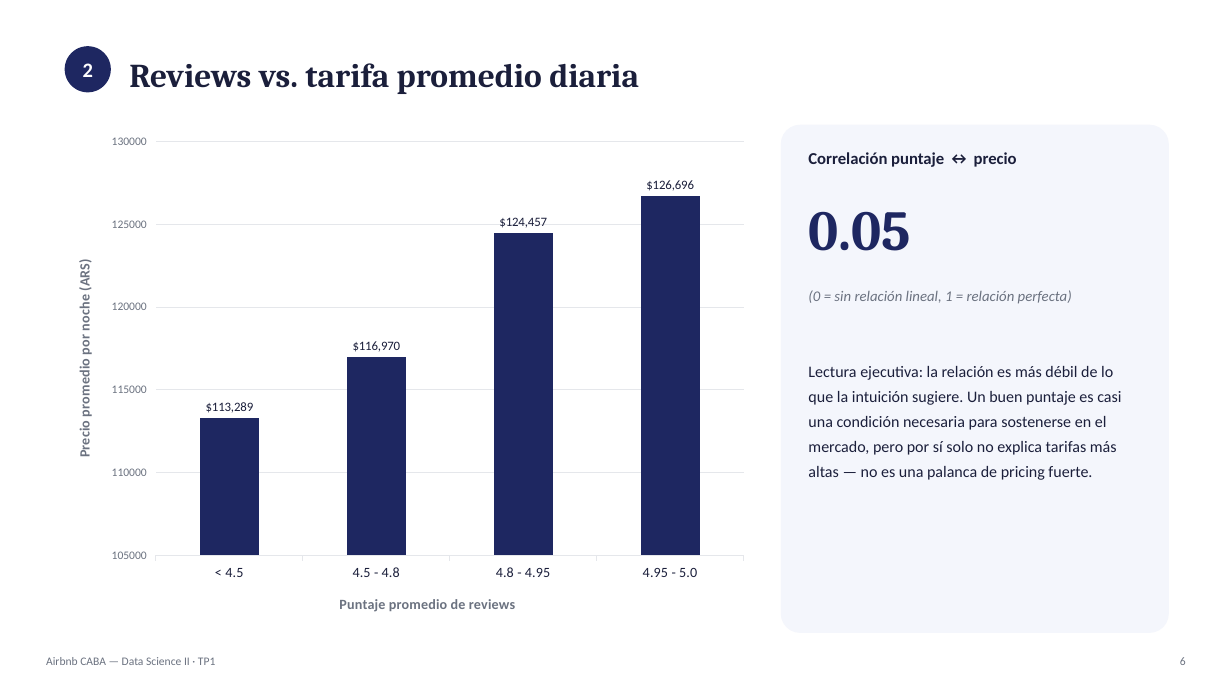
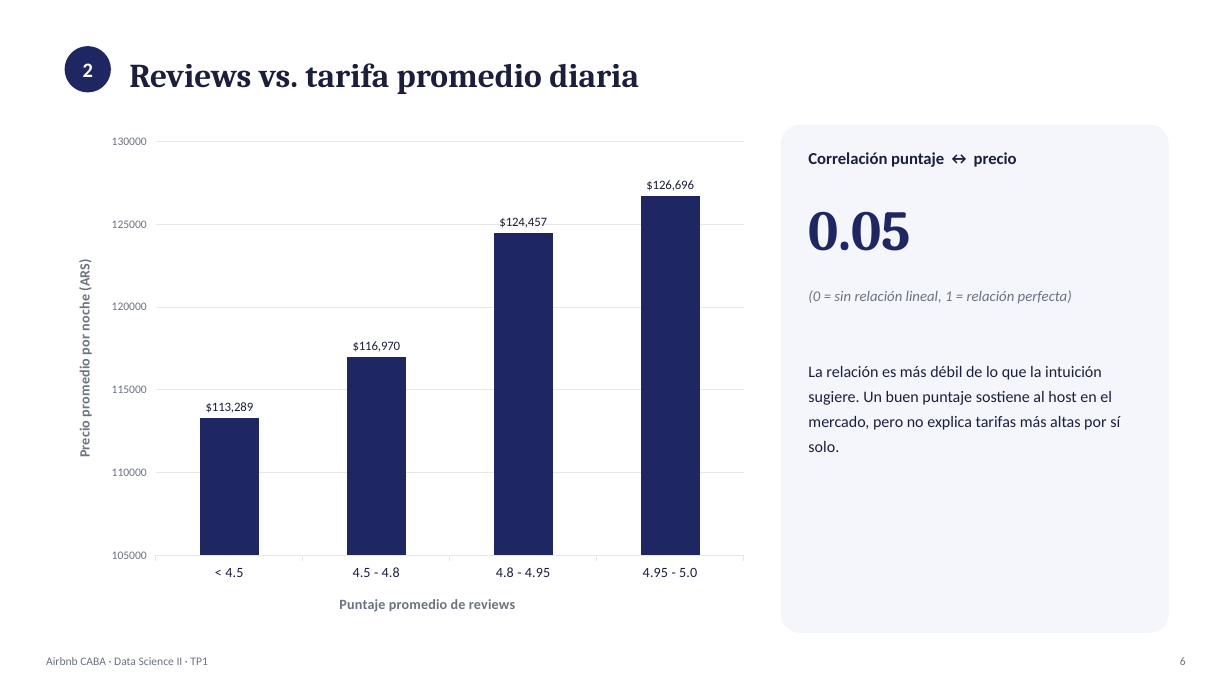
Before and after one commit to sofidemier/PreentregaDSII-Algamiz, a slide deck: slide 6 of Preentrega - Sofia Algamiz.pptx. Drawn at 1232x693 pixels with LibreOffice and Linux fonts; fonts in the diff are those of the drawing. Boxes give left, top, right and bottom in pixels: in the first picture for what was removed or moved away, otherwise in the second. Text is boxed around its words. In the diff, an @@ line names an element or a change of style, - is before the commit and + after.

```diff
--- a/Preentrega - Sofia Algamiz.pptx
+++ b/Preentrega - Sofia Algamiz.pptx
@@ text at <box>808,366,1120,452</box>: text changed @@
-Lectura ejecutiva: la relación es más débil de lo que la intuición sugiere. Un buen puntaje es casi una condición necesaria para sostenerse en el mercado, pero por sí solo no explica tarifas más altas — no es una palanca de pricing fuerte.
+La relación es más débil de lo que la intuición sugiere. Un buen puntaje sostiene al host en el mercado, pero no explica tarifas más altas por sí solo.
@@ text at <box>46,657,207,665</box>: text changed @@
-Airbnb CABA — Data Science II · TP1
+Airbnb CABA · Data Science II · TP1
```
Also in this commit, not shown: 10 other slides changed, 1 slide removed, 1 other file.
